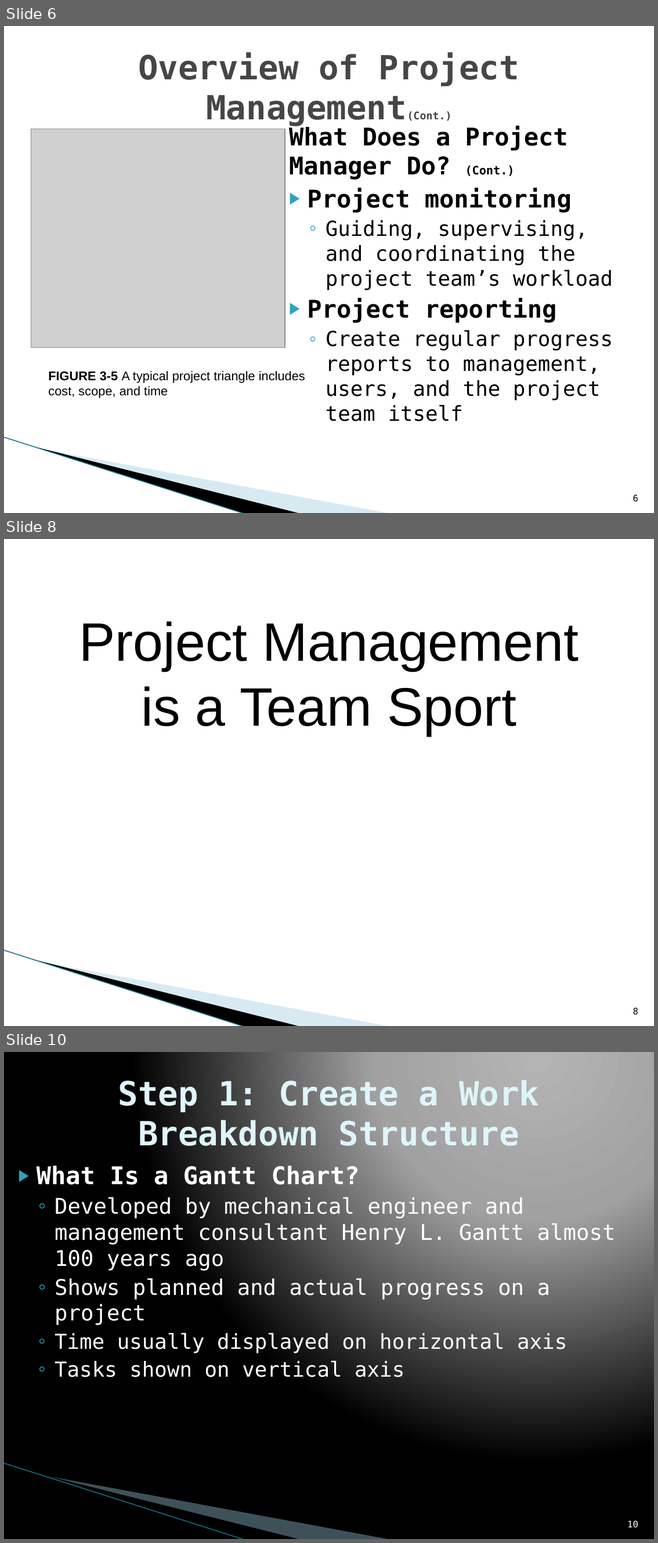
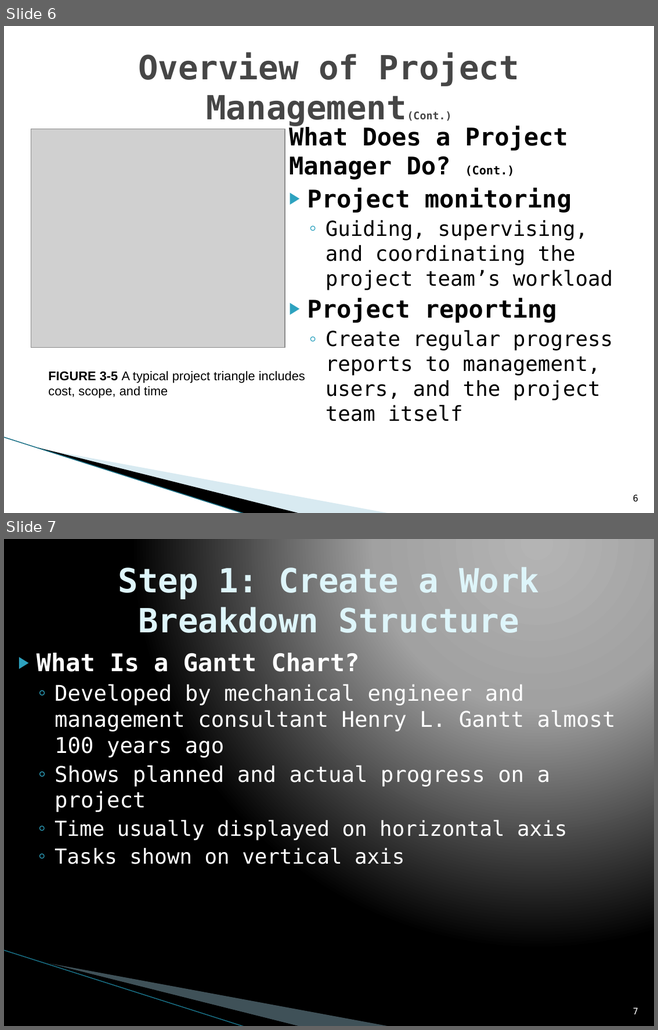
Before and after one commit to HarrisonSuffka/ITSE-1450, a slide deck: Power Points/Chapter 3.pptx. Shown one above the other, each under a label of ours: slides 6, 8 and 10 before the commit, slides 6 and 7 after it; the slides between them are not shown. The pictures are 658x1543 and 658x1030 pixels, drawn with LibreOffice and Linux fonts; fonts in the diff are those of the drawing; grey boxes stand for pictures; background and template pictures are left out. Boxes give left, top, right and bottom in pixels: in the first picture for what was removed or moved away, otherwise in the second. Text is boxed around its words. In the diff, an @@ line names an element or a change of style, - is before the commit and + after.

```diff
--- a/Power Points/Chapter 3.pptx
+++ b/Power Points/Chapter 3.pptx
@@ slide 8 removed at [4,539,654,1026], background #FFFFFF; not listed: 3 template elements that a slide beside it also shows @@
@@ text removed at [79,621,579,736] @@
-Project Management is a Team Sport
@@ page number removed at [633,1008,638,1015] @@
-8
@@ what was slide 10 is now slide 7 @@
@@ page number at [633,1008,638,1015]: text changed @@
-10
+7
```
Also in this commit, not shown: 1 slide changed, 4 other slides removed, 7 other files.
